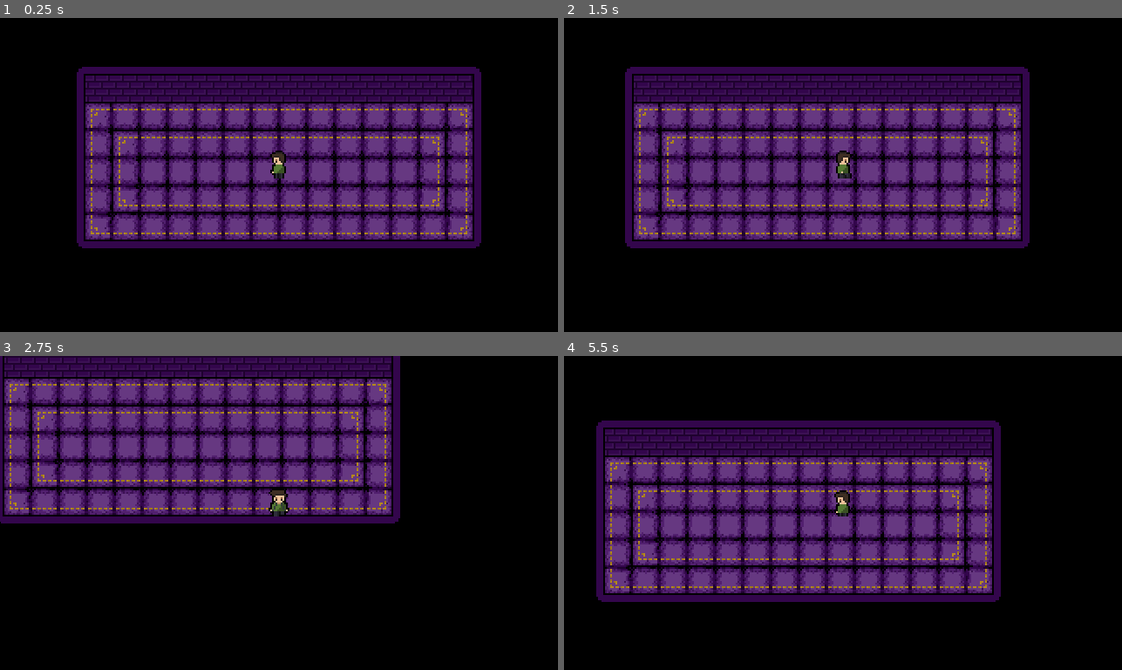
Above: before the commit, frames 1-4 (two rows, left to right).
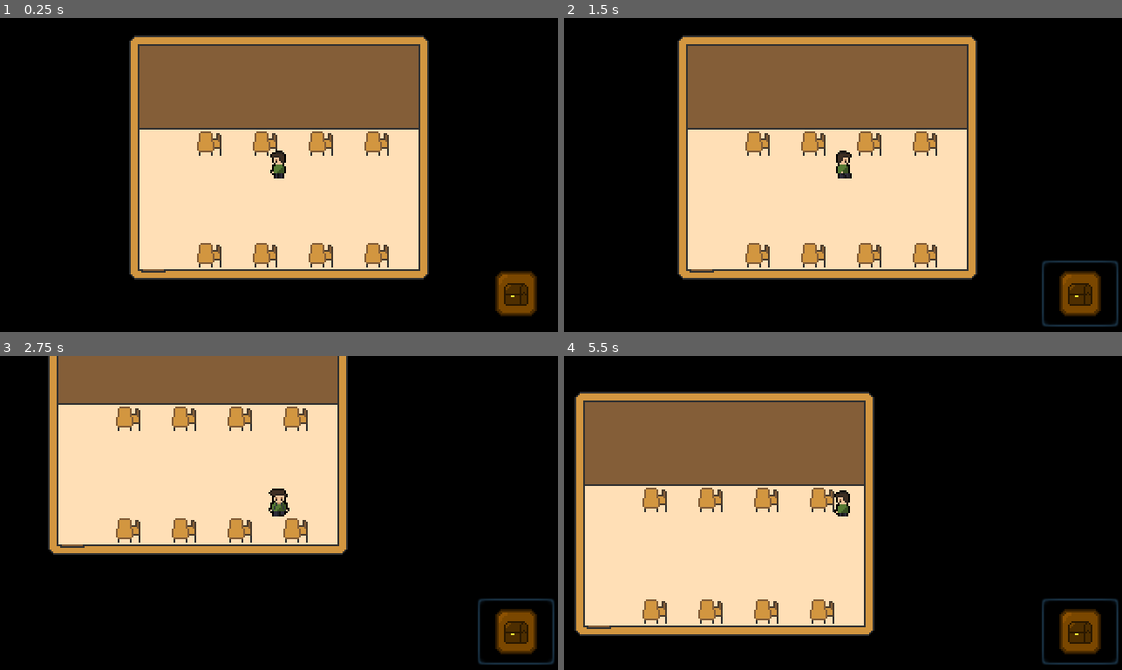
Above: after the commit, the same moments.

Repository: c10coding/rgwcaa
Game: Godot game, scene res://scenes/Game.tscn
Two runs of this game, one before a commit and one after it. Both use one fixed random seed, a clock stepped at 60 frames per second and the inputs below.
Inputs (mouse positions are in pixels of both pictures, inside the frame that each line leads up to):
- Up to frame 1 (0.25 s): no input
- Up to frame 2 (1.5 s): click (1082, 294) at 0.52 s; tap Enter at 1.25 s; hold D (move_right) from 1.28 s (still down)
- Up to frame 3 (2.75 s): release D (move_right) at 2.03 s; hold S (move_down) from 2.03 s (still down)
- Up to frame 4 (5.5 s): release S (move_down) at 2.78 s; hold D (move_right) 2.78-3.53 s; hold W (move_up) 3.53-4.28 s; hold A (move_left) from 4.28 s (still down)

The runs differ from the first frame. In frame 1, 52% of the frame differs, in the area x 13-97%, y 5-95%; in frame 2, 53%; in frame 3, 44%; in frame 4, 55%, in the area x 1-100%, y 11-99%.

Commit message:
The button pressed :)

Diff:
--- a/scenes/Game.gd
+++ b/scenes/Game.gd
@@ -10,7 +10,7 @@
 	scene.connect("load_scene", self, "scene_change")
 
 func init():
-	load_scene("Facility")
+	load_scene("MainRoom")
 
 func _ready():
 	call_deferred("init")
@@ -21,3 +21,8 @@
 	load_scene(scene)
 	$Fade/AnimationPlayer.play_backwards("Fade")
 	$Player.position = coords
+
+
+func _on_Button_button_up():
+	print("Hello")
+	pass # Replace with function body.
--- a/scenes/Game.tscn
+++ b/scenes/Game.tscn
@@ -2,15 +2,27 @@
 
 [ext_resource path="res://entities/player/Player.tscn" type="PackedScene" id=1]
 [ext_resource path="res://scenes/Fade.tscn" type="PackedScene" id=2]
-[ext_resource path="res://ui/inventory/Inventory.tscn" type="PackedScene" id=3]
 [ext_resource path="res://scenes/Game.gd" type="Script" id=4]
+[ext_resource path="res://assets/ui/inventory_button.png" type="Texture" id=5]
 
 [node name="Game" type="Node2D"]
 script = ExtResource( 4 )
 
-[node name="Inventory" parent="." instance=ExtResource( 3 )]
-visible = false
-
 [node name="Player" parent="." instance=ExtResource( 1 )]
 
 [node name="Fade" parent="." instance=ExtResource( 2 )]
+
+[node name="CanvasLayer" type="CanvasLayer" parent="."]
+
+[node name="Button" type="Button" parent="CanvasLayer"]
+margin_left = 274.004
+margin_top = 139.3
+margin_right = 318.004
+margin_bottom = 177.3
+icon = ExtResource( 5 )
+flat = true
+__meta__ = {
+"_edit_use_anchors_": false
+}
+
+[connection signal="button_up" from="CanvasLayer/Button" to="." method="_on_Button_button_up"]
--- /dev/null
+++ b/ui/UI.tscn
@@ -0,0 +1,10 @@
+[gd_scene format=2]
+
+[node name="UI" type="Control"]
+anchor_right = 1.0
+anchor_bottom = 1.0
+margin_right = -75.0
+margin_bottom = -47.0
+__meta__ = {
+"_edit_use_anchors_": false
+}
Binary file added: assets/ui/inventory_button.png
Not shown, added: assets/ui/inventory_button.png.import
